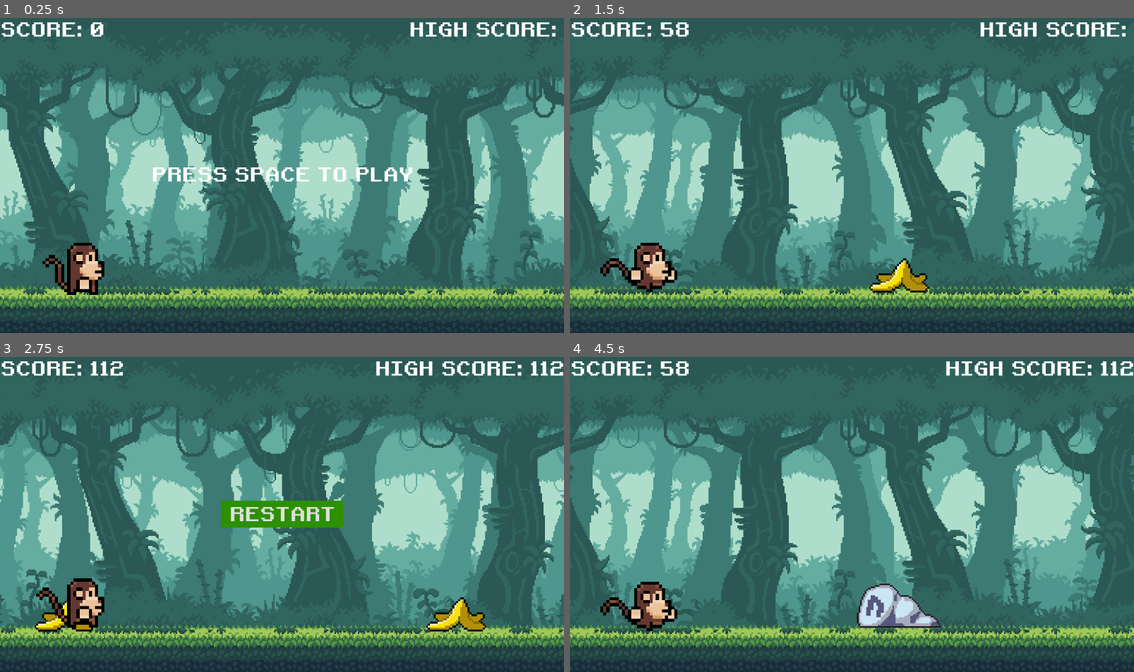
Above: before the commit, frames 1-4 (two rows, left to right).
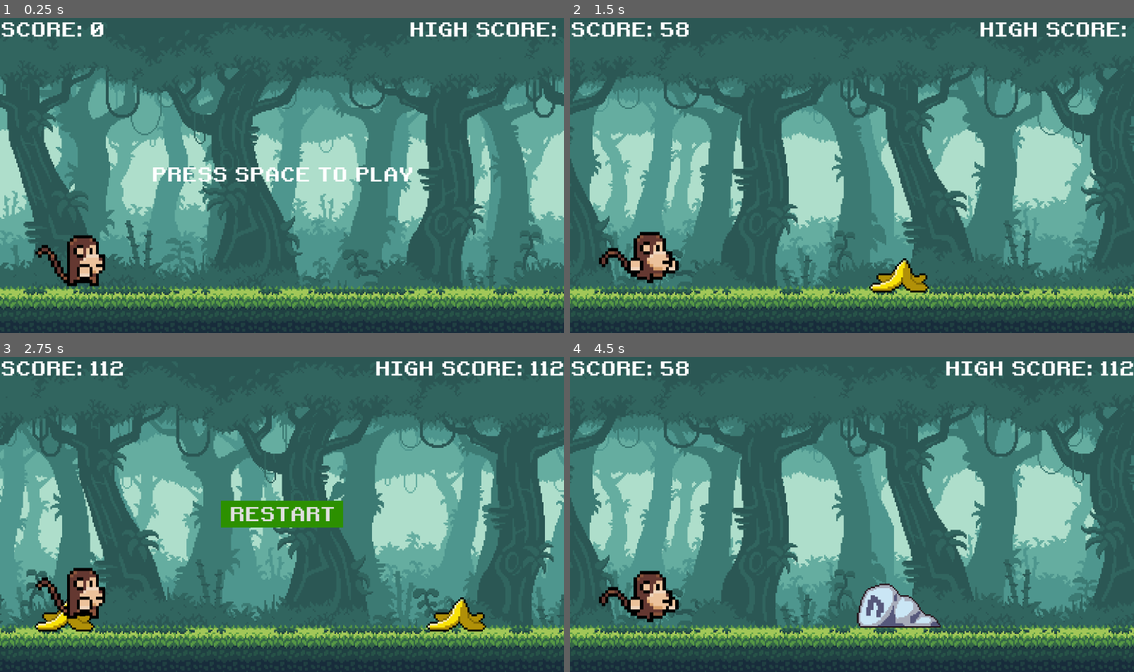
Above: after the commit, the same moments.

Repository: anwitg/jumpingmonkey
Game: Godot game, scene res://scenes/main.tscn
The game is run twice, just before and just after one commit, with the same random seed, the same clock (stepped at 60 frames per second) and the same inputs.
Inputs:
- Up to frame 1 (0.25 s): no input
- Up to frame 2 (1.5 s): tap Space at 0.5 s; tap Enter (ui_accept) at 0.77 s
- Up to frame 3 (2.75 s): tap Enter (ui_accept) at 1.52 s; hold Down (ui_down) from 2.03 s (still down)
- Up to frame 4 (4.5 s): release Down (ui_down) at 2.75 s; click "RESTART" at 2.75 s; tap Space at 3.5 s; tap Enter (ui_accept) at 3.77 s

The runs differ from the first frame. In frame 1, 1.1% of the frame differs, in the area x 6-19%, y 68-88%; in frame 2, 1.4%, in the area x 5-20%, y 67-88%; in frame 3, 1.2%; in frame 4, 1.4%.

Commit message:
fix collision shapes

Diff:
--- a/scenes/bird.tscn
+++ b/scenes/bird.tscn
@@ -25,13 +25,6 @@
 "speed": 10.0
 }]
 
-[sub_resource type="RectangleShape2D" id="RectangleShape2D_fqt42"]
-size = Vector2(200, 140)
-
-[sub_resource type="CapsuleShape2D" id="CapsuleShape2D_s8m3f"]
-radius = 34.0
-height = 68.0
-
 [node name="Bird" type="Area2D"]
 scale = Vector2(1.1, 1.1)
 script = ExtResource("1_sru60")
@@ -43,10 +36,5 @@
 animation = &"flying"
 autoplay = "flying"
 
-[node name="CollisionShape2D" type="CollisionShape2D" parent="."]
-position = Vector2(7.27272, 25.4545)
-shape = SubResource("RectangleShape2D_fqt42")
-
-[node name="CollisionShape2D2" type="CollisionShape2D" parent="."]
-position = Vector2(34.6154, 18.4615)
-shape = SubResource("CapsuleShape2D_s8m3f")
+[node name="CollisionPolygon2D" type="CollisionPolygon2D" parent="."]
+polygon = PackedVector2Array(-25.4545, -13.6364, -3.63636, -14.5455, -3.63636, -9.09091, 27.2727, -10, 41.8182, -5.45455, 36.3636, 17.2727, 30.9091, 26.3636, -11.8182, 25.4545, -30.9091, 11.8182, -40, 1.81818, -28.1818, -11.8182)
--- a/scenes/main.tscn
+++ b/scenes/main.tscn
@@ -3,9 +3,9 @@
 [ext_resource type="Script" path="res://scenes/main.gd" id="1_d36gk"]
 [ext_resource type="PackedScene" uid="uid://bpkphu8qj137m" path="res://scenes/bg.tscn" id="1_qy3kl"]
 [ext_resource type="PackedScene" uid="uid://b5pwnh1tmyrnl" path="res://scenes/ground.tscn" id="2_qu4oq"]
-[ext_resource type="PackedScene" uid="uid://wy5ktndrr13c" path="res://scenes/dino.tscn" id="3_l41lx"]
 [ext_resource type="PackedScene" uid="uid://lyf4a3sklk1o" path="res://scenes/hud.tscn" id="5_cgpie"]
 [ext_resource type="PackedScene" uid="uid://lotwuige1aee" path="res://scenes/game_over.tscn" id="6_6n2u1"]
+[ext_resource type="PackedScene" uid="uid://bhtein0chknfn" path="res://scenes/monkey.tscn" id="6_7ho21"]
 
 [node name="Main" type="Node"]
 script = ExtResource("1_d36gk")
@@ -14,9 +14,6 @@
 
 [node name="Ground" parent="." instance=ExtResource("2_qu4oq")]
 
-[node name="Monkey" parent="." instance=ExtResource("3_l41lx")]
-position = Vector2(153, 489)
-
 [node name="Camera2D" type="Camera2D" parent="."]
 position = Vector2(576, 324)
 
@@ -24,3 +21,7 @@
 
 [node name="GameOver" parent="." instance=ExtResource("6_6n2u1")]
 process_mode = 2
+
+[node name="Monkey" parent="." instance=ExtResource("6_7ho21")]
+position = Vector2(128, 480)
+scale = Vector2(0.17, 0.17)
--- a/scenes/monkey.gd
+++ b/scenes/monkey.gd
@@ -11,12 +11,20 @@
 			$AnimatedSprite2D.play("idle")
 		else:
 			$RunCol.disabled = false
+			$DuckCol.disabled = true
+
+			$RunCol.visible = true
+			$DuckCol.visible = false
+
 			if Input.is_action_pressed("ui_accept"):
 				velocity.y = JUMP_SPEED
 				#$JumpSound.play()
 			elif Input.is_action_pressed("ui_down"):
 				$AnimatedSprite2D.play("duck")
 				$RunCol.disabled = true
+				$DuckCol.disabled = false
+				$RunCol.visible = false
+				$DuckCol.visible = true
 			else:
 				$AnimatedSprite2D.play("run")
 	else:
--- a/scenes/monkey.tscn
+++ b/scenes/monkey.tscn
@@ -15,13 +15,13 @@
 atlas = ExtResource("2_lknle")
 region = Rect2(1024, 0, 1024, 1024)
 
+[sub_resource type="AtlasTexture" id="AtlasTexture_d12gd"]
+atlas = ExtResource("2_lknle")
+region = Rect2(3072, 0, 1024, 1024)
+
 [sub_resource type="AtlasTexture" id="AtlasTexture_mkt0q"]
 atlas = ExtResource("2_lknle")
 region = Rect2(2048, 0, 1024, 1024)
-
-[sub_resource type="AtlasTexture" id="AtlasTexture_d12gd"]
-atlas = ExtResource("2_lknle")
-region = Rect2(3072, 0, 1024, 1024)
 
 [sub_resource type="AtlasTexture" id="AtlasTexture_j7q8w"]
 atlas = ExtResource("3_hihit")
@@ -81,10 +81,10 @@
 "texture": SubResource("AtlasTexture_h1l5s")
 }, {
 "duration": 1.0,
-"texture": SubResource("AtlasTexture_mkt0q")
+"texture": SubResource("AtlasTexture_d12gd")
 }, {
 "duration": 1.0,
-"texture": SubResource("AtlasTexture_d12gd")
+"texture": SubResource("AtlasTexture_mkt0q")
 }],
 "loop": true,
 "name": &"duck",
@@ -142,15 +142,8 @@
 "speed": 10.0
 }]
 
-[sub_resource type="RectangleShape2D" id="RectangleShape2D_whux2"]
-size = Vector2(10, 16)
-
-[sub_resource type="RectangleShape2D" id="RectangleShape2D_t1b5m"]
-size = Vector2(10, 14)
-
 [node name="Monkey" type="CharacterBody2D"]
 z_index = 1
-scale = Vector2(0.17, 0.17)
 script = ExtResource("1_1stpw")
 
 [node name="AnimatedSprite2D" type="AnimatedSprite2D" parent="."]
@@ -161,14 +154,12 @@
 autoplay = "idle"
 frame_progress = 0.163741
 
-[node name="RunCol" type="CollisionShape2D" parent="."]
-position = Vector2(-1, 0)
-shape = SubResource("RectangleShape2D_whux2")
-
-[node name="DuckCol" type="CollisionShape2D" parent="."]
-position = Vector2(-1, 1)
-shape = SubResource("RectangleShape2D_t1b5m")
-
 [node name="JumpSound" type="AudioStreamPlayer" parent="."]
 stream = ExtResource("2_60go1")
 volume_db = -25.0
+
+[node name="RunCol" type="CollisionPolygon2D" parent="."]
+polygon = PackedVector2Array(-78, -229, -53, -231, -8, -306, 241, -295, 253, -262, 296, -214, 299, -89, 380, -63, 379, 105, 287, 184, 292, 290, 206, 299, -68, 296)
+
+[node name="DuckCol" type="CollisionPolygon2D" parent="."]
+polygon = PackedVector2Array(-154, -55, 22, -115, 118, -159, 314, -131, 414, -163, 414, -53, 508, -5, 562, 51, 566, 171, 316, 257, 28, 203, -148, 71)
Not shown: 1 places in scenes/bird.tscn that only renumber resources
Not shown: 1 places in scenes/monkey.tscn that only renumber resources
